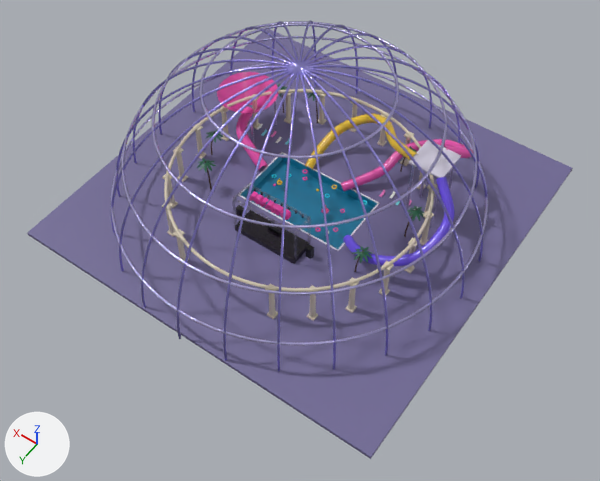
The glTF model world/aqua/aqua.glb, before and after one commit.
Rendered twice from a 50 mm lens placed at (-78.7, 113.9, 160.4), pointed at (-9.2, 16.7, 7.7). The axes (+X, +Y, +Z) are drawn at lower left. The lights are the same throughout. The first picture is the older version. Where no turn or scale is listed for an object, it has been applied to the vertices. Vertices at exactly the same position are counted once.

Before the edit, the objects in view are built like this:
```python
me_mesh_0 = bpy.data.meshes.new('Mesh_0')
me_mesh_0.from_pydata(...)  # 42920 vertices, 82964 faces; spans x 0.0..100.0, y -99.3..0.0, z 0.0..48.5
# faces by material slot: [33828, 14508, 28160, 6468]
me_mesh_0.materials.append(mat_gloss_001)
me_mesh_0.materials.append(mat_plastic_001)
me_mesh_0.materials.append(mat_metal_001)
me_mesh_0.materials.append(mat_matte_001)
ob_mesh_0 = bpy.data.objects.new('Mesh_0', me_mesh_0)
ob_mesh_0.location = (-50.0, 50.3, -2.2)
```
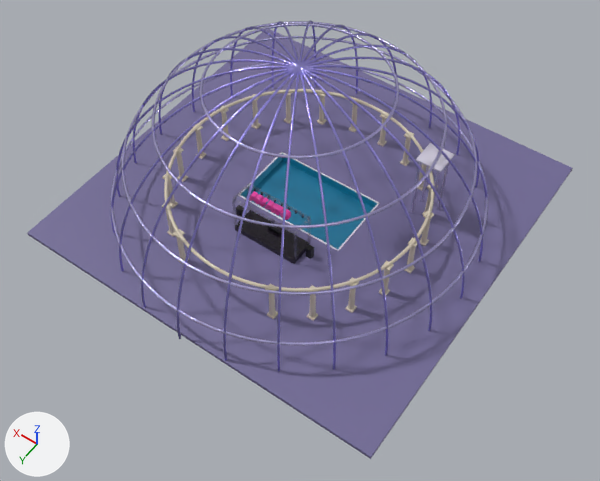
Where the newer file only moved an object's origin or applied its transform, the numbers keep the older frame.

Diff of the bpy script that builds the scene:
```diff
--- a/world/aqua/aqua.glb.py
+++ b/world/aqua/aqua.glb.py
@@ me_mesh_0 @@
 # used by ob_mesh_0; location = (-50.0, 50.3, -2.2)
-me_mesh_0.from_pydata(...)  # 42920 vertices, 82964 faces; spans x 0.0..100.0, y -99.3..0.0, z 0.0..48.5
+me_mesh_0.from_pydata(...)  # 20322 vertices, 38734 faces; spans x 0.0..100.0, y -99.3..0.0, z 0.0..48.5
+# me_mesh_0 part 1: the loose piece of 8 vertices spanning x 79.8..81.7, y -56.2..-54.3, z 12.6..13.0 is moved by (-3.8, -8.3, 0.0)
+# me_mesh_0 part 2: the loose piece of 8 vertices spanning x 18.3..20.2, y -56.2..-54.3, z 12.6..13.0 is moved by (3.8, -8.3, 0.0)
+# me_mesh_0 part 3: the loose piece of 8 vertices spanning x 17.1..19.0, y -47.2..-45.3, z 12.6..13.0 is moved by (1.3, -9.0, 0.0)
+# me_mesh_0 part 4: a new loose piece, a 10-sided cylinder along z spanning x 21.3..21.91, y -62.2..-61.56, z 2.2..21.2, in mat_metal_001
+# me_mesh_0 part 5: a new loose piece, a 10-sided cylinder along z spanning x 21.3..21.91, y -67.0..-66.36, z 2.2..21.2, in mat_metal_001
+# me_mesh_0 part 6: a new loose piece, a 10-sided cylinder along z spanning x 26.09..26.7, y -62.2..-61.56, z 2.2..21.2, in mat_metal_001
+# me_mesh_0 part 7: a new loose piece, a 10-sided cylinder along z spanning x 26.09..26.7, y -67.0..-66.36, z 2.2..21.2, in mat_metal_001
+# me_mesh_0 part 8: a new loose piece of 152 vertices spanning x 20.7..27.3, y -67.6..-61.0, z 21.6..22.0, in mat_gloss_001
+# me_mesh_0 part 9: 233 loose pieces with 22756 vertices, spanning x 12.5..86.0, y -78.5..-36.4, z 2.0..21.9, are deleted
+# me_mesh_0 part 10: 117 vertices moved within x 41.1..51.2, y -36.2..-31.6, z 2.6..16.5; 3051 vertices removed from x 5.7..94.3, y -90.8..-3.9, z 0.1..48.4; 2961 vertices added at x 5.7..94.3, y -90.9..-3.9, z 0.1..48.4
+# other edits to the shape of me_mesh_0 do not show in these pictures
 me_mesh_0.materials.append(mat_gloss_001)
@@ me_mesh_0 @@
 me_mesh_0.materials.append(mat_metal_001)
-me_mesh_0.materials.append(mat_matte_001)
```

Changed parts and their boxes (x1, y1, x2, y2) in the pictures (600 x 481 px; the box of a moved part takes in the faces that stretch with it):
part 1 of me_mesh_0, moved or reshaped: before (221, 106, 229, 114); after (253, 94, 260, 102)
part 2 of me_mesh_0, moved or reshaped: before (423, 210, 434, 220); after (427, 184, 438, 190)
part 3 of me_mesh_0, moved or reshaped: before (408, 238, 418, 248); after (423, 210, 434, 220)
part 4 of me_mesh_0, added (mostly hidden): after (432, 171, 440, 209)
part 5 of me_mesh_0, added: after (437, 163, 449, 210)
part 6 of me_mesh_0, added: after (411, 162, 422, 213)
part 7 of me_mesh_0, added: after (421, 166, 429, 201)
part 8 of me_mesh_0, added: after (416, 143, 455, 172)
part 9 of me_mesh_0, deleted: before (197, 72, 473, 272)
part 10 of me_mesh_0, moved or reshaped: before (111, 21, 487, 351); after (111, 21, 487, 345)
